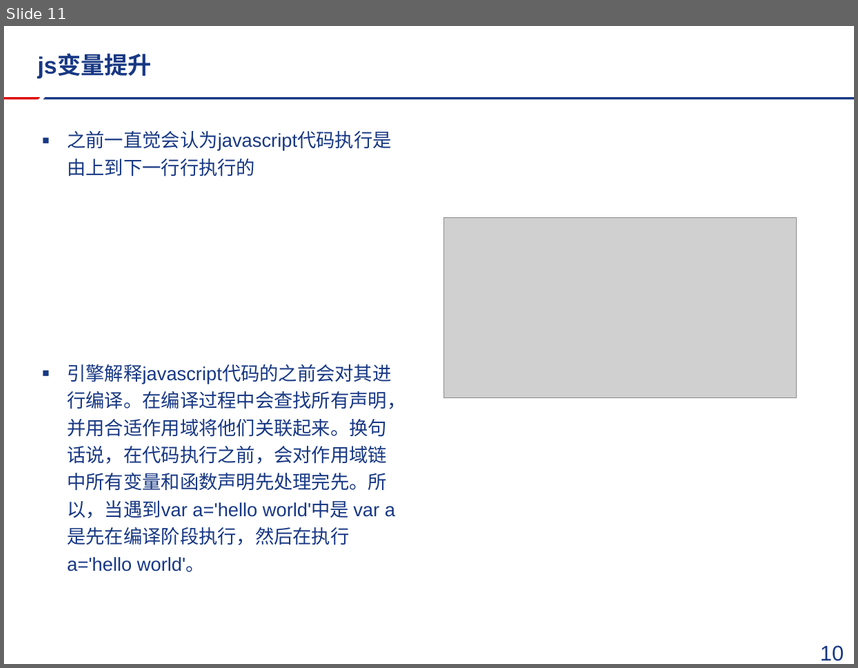
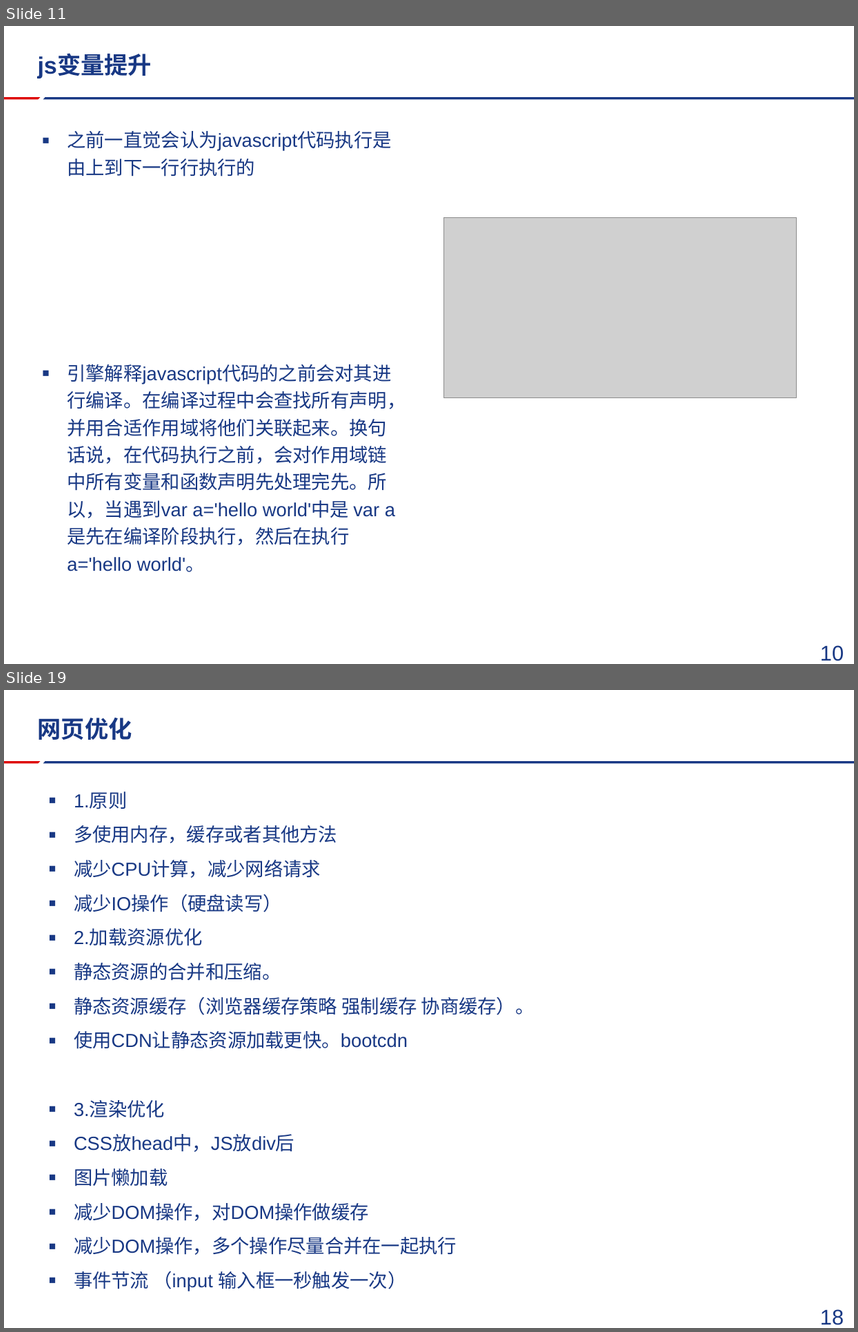
Before and after one commit to FireSmallPanda/swdt, a slide deck: javascript技术分享/mui以及推送分享.pptx. Shown one above the other, each under a label of ours: slide 11 before the commit, slides 11 and 19 after it; the slides between them are not shown. The pictures are 858x668 and 858x1332 pixels, drawn with LibreOffice and Linux fonts; fonts in the diff are those of the drawing; grey boxes stand for pictures; background and template pictures are left out. Boxes give left, top, right and bottom in pixels: in the first picture for what was removed or moved away, otherwise in the second. Text is boxed around its words. In the diff, an @@ line names an element or a change of style, - is before the commit and + after.

```diff
--- a/javascript技术分享/mui以及推送分享.pptx
+++ b/javascript技术分享/mui以及推送分享.pptx
@@ slide 19 added at (x1=4, y1=690, x2=854, y2=1328), background #FFFFFF; not listed: 2 template elements that a slide beside it also shows @@
@@ title added at (x1=38, y1=718, x2=132, y2=740), 20 pt, text #183884, bold @@
+网页优化
@@ text added at (x1=74, y1=792, x2=535, y2=1291), 16 pt, text #183884 @@
+▪ 1.原则
+▪ 多使用内存，缓存或者其他方法
+▪ 减少CPU计算，减少网络请求
+▪ 减少IO操作（硬盘读写）
+▪ 2.加载资源优化
+▪ 静态资源的合并和压缩。
+▪ 静态资源缓存（浏览器缓存策略 强制缓存 协商缓存）。
+▪ 使用CDN让静态资源加载更快。bootcdn
+▪ 3.渲染优化
+▪ CSS放head中，JS放div后
+▪ 图片懒加载
+▪ 减少DOM操作，对DOM操作做缓存
+▪ 减少DOM操作，多个操作尽量合并在一起执行
+▪ 事件节流 （input 输入框一秒触发一次）
@@ page number added at (x1=820, y1=1309, x2=844, y2=1325), 18 pt, text #183884 @@
+18
```
Also in this commit, not shown: 1 slide changed, 10 other slides added, 1 slide removed, 2 other files.
